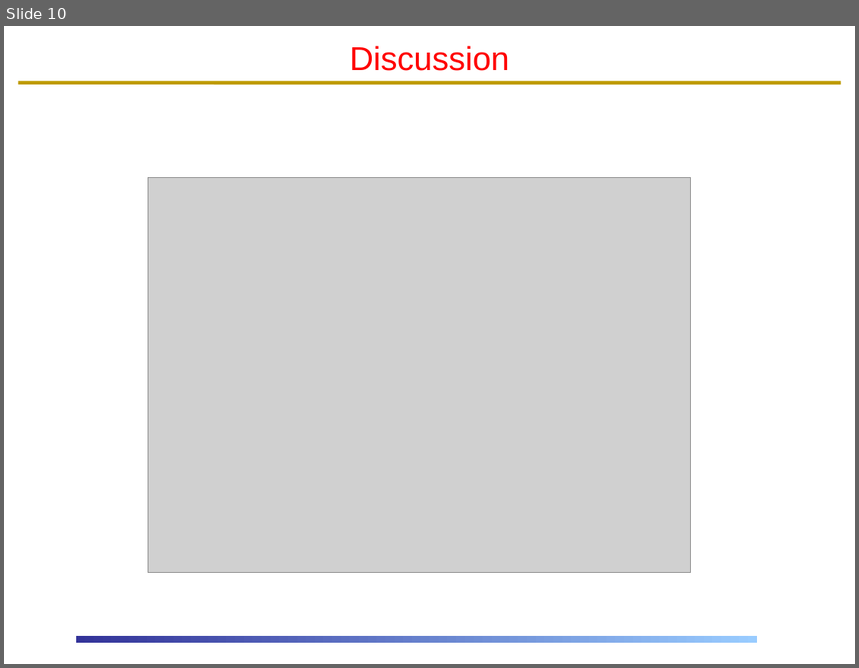
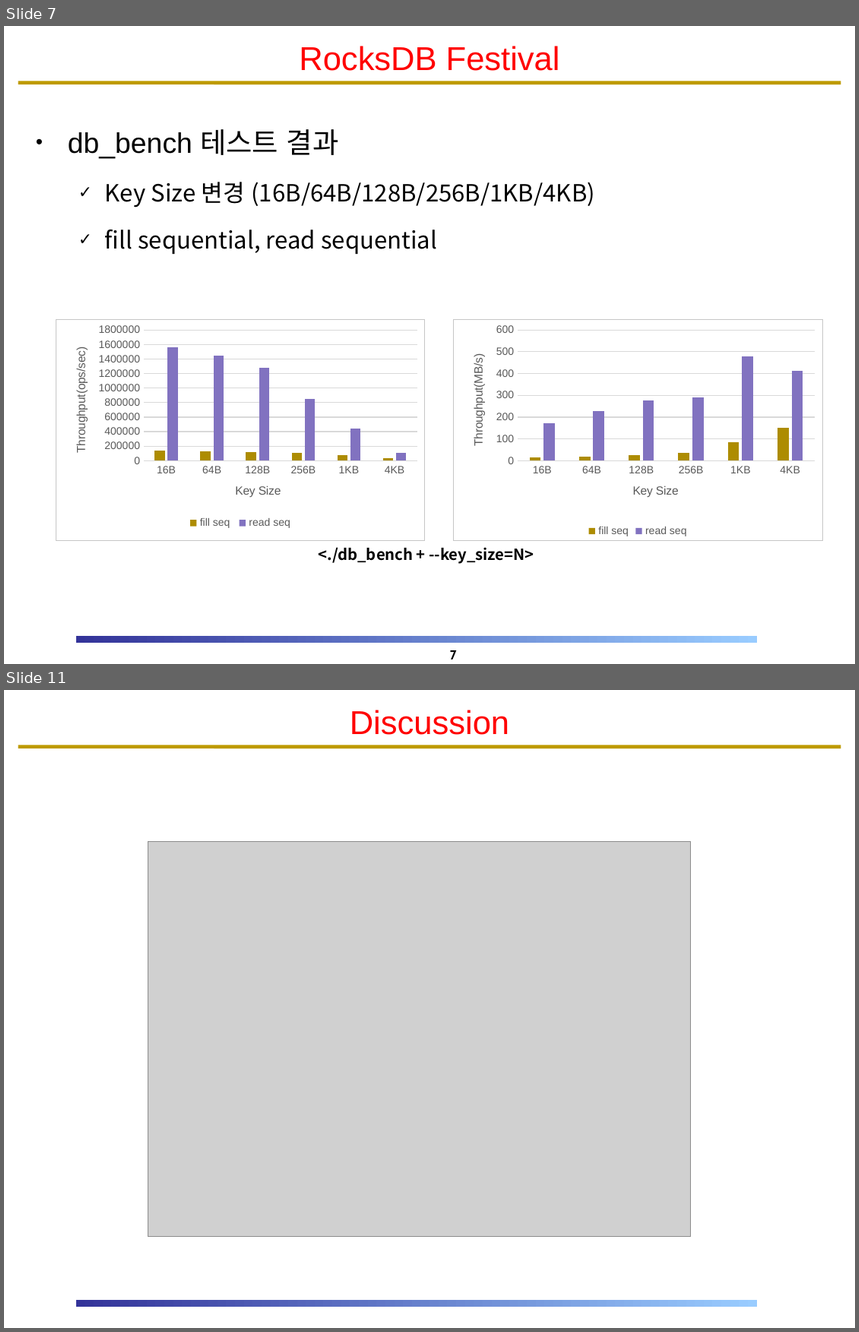
Before and after one commit to DKU-StarLab/RocksDB_Festival, a slide deck: RF7_Team_Interface/RocksDB_Festival_BGR.pptx. Shown one above the other, each under a label of ours: slide 10 before the commit, slides 7 and 11 after it; the slides between them are not shown. The pictures are 859x668 and 859x1332 pixels, drawn with LibreOffice and Linux fonts; fonts in the diff are those of the drawing; grey boxes stand for pictures; background and template pictures are left out. Boxes give left, top, right and bottom in pixels: in the first picture for what was removed or moved away, otherwise in the second. Text is boxed around its words. In the diff, an @@ line names an element or a change of style, - is before the commit and + after.

```diff
--- a/RF7_Team_Interface/RocksDB_Festival_BGR.pptx
+++ b/RF7_Team_Interface/RocksDB_Festival_BGR.pptx
@@ slide 7 added at (4,26,855,664), background #FFFFFF; not listed: 2 template elements that a slide beside it also shows @@
@@ title added at (299,46,560,71), 28 pt, text #FF0000 @@
+RocksDB Festival
@@ text added at (68,129,595,254), 20 pt, text #000000 @@
+• db_bench 테스트 결과
+  ✓ Key Size 변경 (16B/64B/128B/256B/1KB/4KB)
+  ✓ fill sequential, read sequential
@@ column chart added at (56,319,425,541) @@
+categories: 16B, 64B, 128B, 256B, 1KB, 4KB
+fill seq: 140000, 120000, 120000, 110000, 80000, 40000
+read seq: 1560000, 1450000, 1280000, 850000, 450000, 100000
@@ column chart added at (453,319,823,541) @@
+categories: 16B, 64B, 128B, 256B, 1KB, 4KB
+fill seq: 20, 20, 30, 40, 80, 150
+read seq: 170, 230, 280, 290, 480, 410
@@ text added at (319,547,534,564), 13 pt, text #000000, bold @@
+<./db_bench + --key_size=N>
@@ page number added at (450,651,457,660), 11 pt, text #000000, bold @@
+7
@@ what was slide 10 is now slide 11 @@
```
Also in this commit, not shown: 7 slides changed, 1 other slide added, 1 slide removed, 1 other file.
